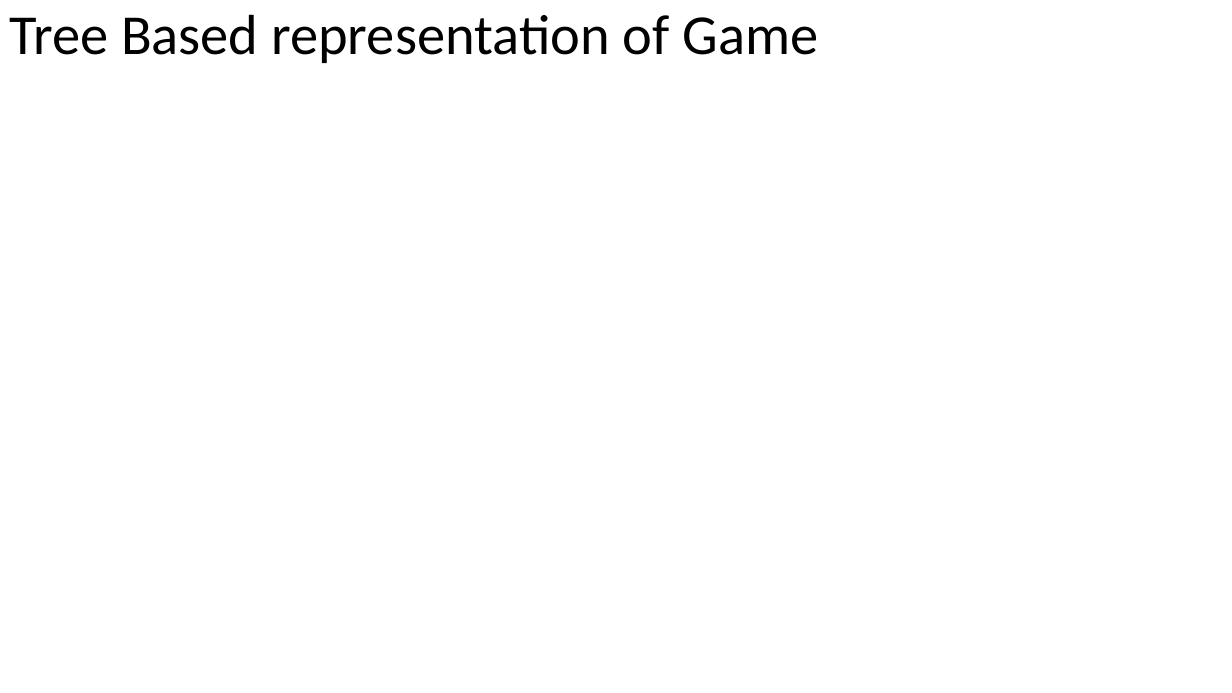
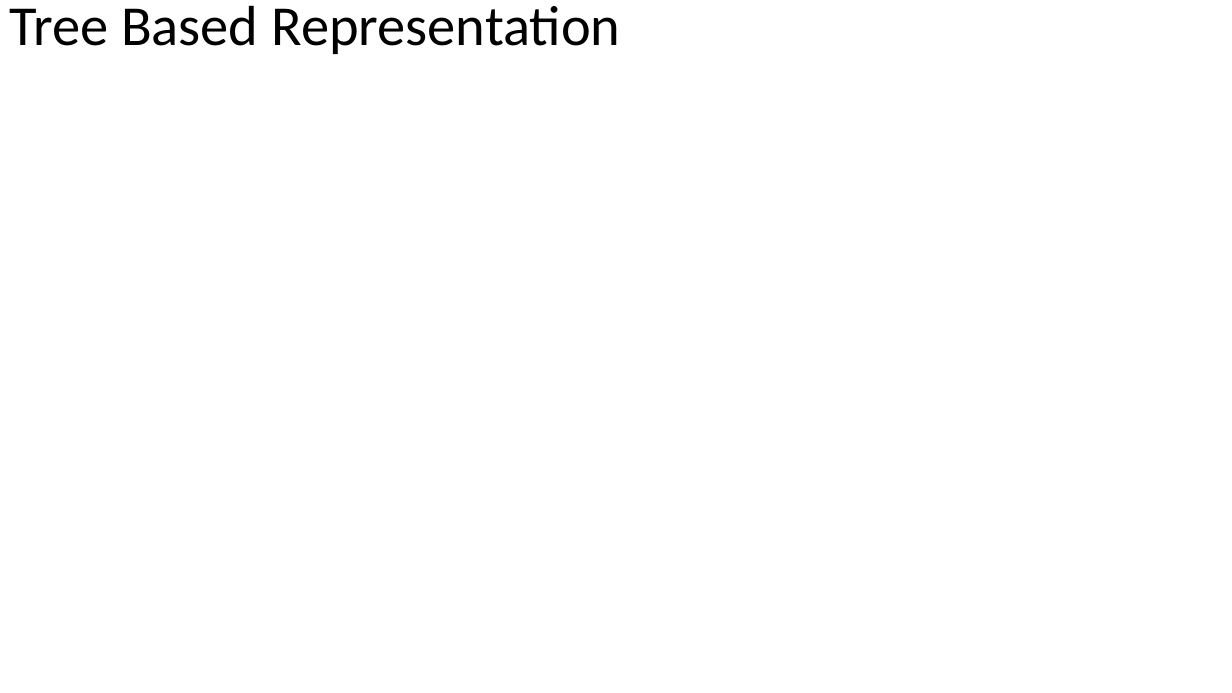
Before and after one commit to XaverB/connect-four, a slide deck: slide 5 of doc/ConnectFourPresentationDraft.pptx. Drawn at 1232x693 pixels with LibreOffice and Linux fonts; fonts in the diff are those of the drawing; background and template pictures are left out. Boxes give left, top, right and bottom in pixels: in the first picture for what was removed or moved away, otherwise in the second. Text is boxed around its words. In the diff, an @@ line names an element or a change of style, - is before the commit and + after.

Commit message:
adapted presentation tree based slide

```diff
--- a/doc/ConnectFourPresentationDraft.pptx
+++ b/doc/ConnectFourPresentationDraft.pptx
@@ title at [9, 5, 620, 54]: text changed @@
-Tree Based representation of Game
+Tree Based Representation
```
Also in this commit, not shown: 1 other file.
